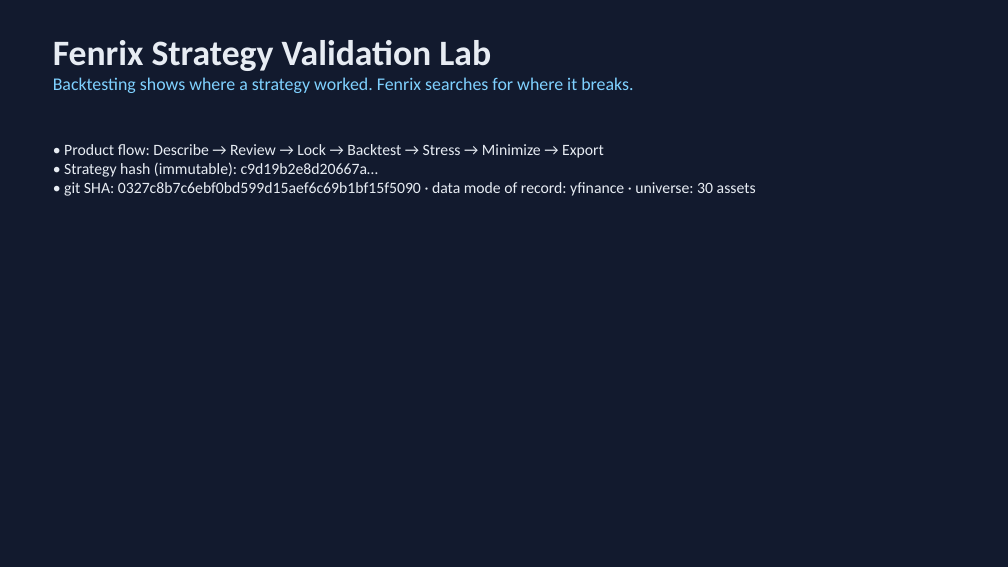
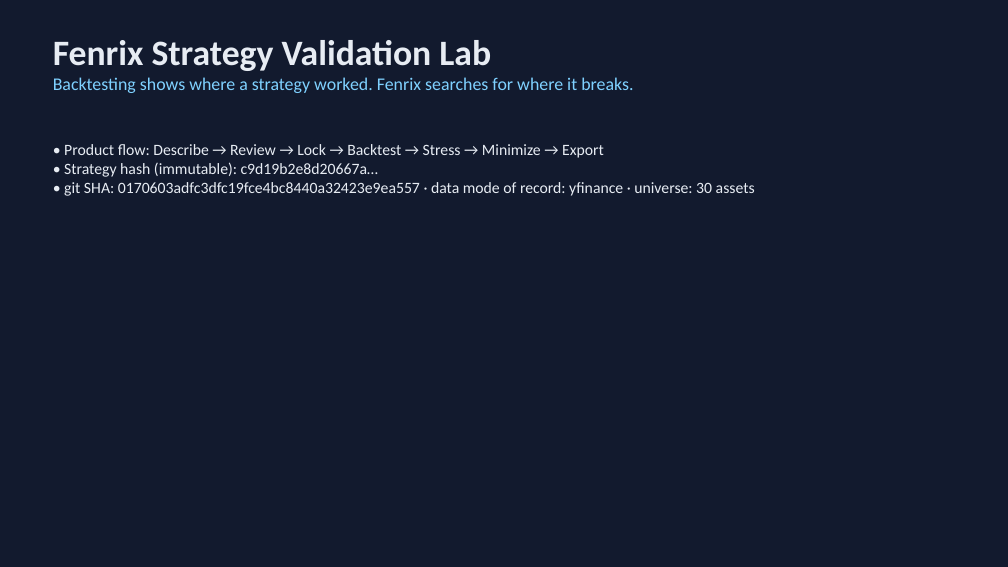
Before and after one commit to Scott-Switzer/market-fuzzer, a slide deck: slide 1 of app/static/pitch-deck/fenrix_deck.pptx. Drawn at 1008x567 pixels with LibreOffice and Linux fonts; fonts in the diff are those of the drawing. Boxes give left, top, right and bottom in pixels: in the first picture for what was removed or moved away, otherwise in the second. Text is boxed around its words. In the diff, an @@ line names an element or a change of style, - is before the commit and + after.

Commit message:
chore(fenrix-submission): regenerate deck from yfinance evidence dir at HEAD 0170603 (data_mode=yfinance)

```diff
--- a/app/static/pitch-deck/fenrix_deck.pptx
+++ b/app/static/pitch-deck/fenrix_deck.pptx
@@ text at [64, 182, 755, 196]: text changed @@
-• git SHA: 0327c8b7c6ebf0bd599d15aef6c69b1bf15f5090 · data mode of record: yfinance · universe: 30 assets
+• git SHA: 0170603adfc3dfc19fce4bc8440a32423e9ea557 · data mode of record: yfinance · universe: 30 assets
```
Also in this commit, not shown: 3 other slides changed, 2 other files.
